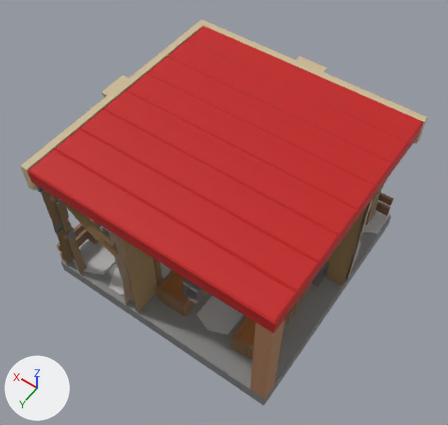
The FBX model Assets/3DModels/Buildings/Crafting/Farm/Level_01/Farm_Level_01_CornerLeftRight.fbx, before and after one commit.
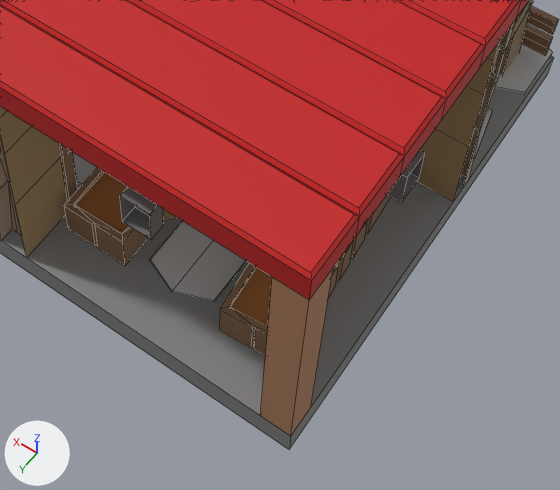
There are two pictures of each version: one whole from a camera (50 mm lens) standing at (-6.94, 10.1, 17.6) and looking at (0.1, 0.25, 2.11), one close up on the part from 28% to 88% of the width and 45% to 100% of the height. Every picture has the same lights, and +X, +Y and +Z are marked at lower left. The first two pictures are the older version. The close-ups show mesh edges as thin lines. Where no turn or scale is listed for an object, it has been applied to the vertices. Vertices at exactly the same position are counted once.

Names of what the first close-up shows: 'Farm_Level_01_CornerLeftRight'.
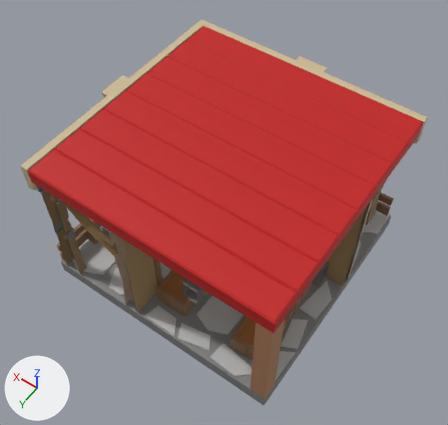
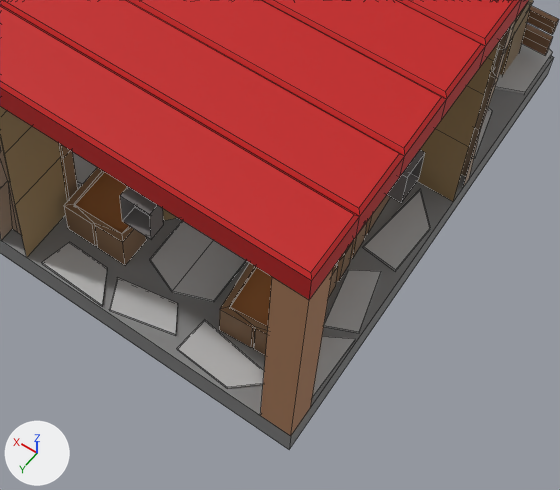
Where the change shows, as pixel boxes [x1, y1, x2, y2] in the close-ups (560 x 490 px):
part 1 of me_cube_020, added
    after: [42, 190, 430, 398]

What the commit changed:
Material 'Palette' (mat_palette) is new.
Its texture is img_palettetexture_png.
me_cube_020 is used by ob_farm_level_01_cornerleftright; location (0.0, 0.0, 0.0).
me_cube_020 had 1433 vertices, 1227 faces and spanned x -4.0..4.5, y -4.5..4.0, z 0.0..5.0.
me_cube_020 now has 1481 vertices, 1260 faces and spans x -4.0..4.5, y -4.5..4.0, z 0.0..5.0.
Part 1, on me_cube_020:
24 vertices are added at x -3.97..0.44, y -0.43..3.97, z 0.5.
24 new vertices lie (0.0, 0.0, 0.05) away from vertices in x -3.97..0.44, y -0.43..3.97, z 0.5.
33 new faces join them, mat_palette (picture img_palettetexture_png).
me_cube_020 gains material mat_palette (picture img_palettetexture_png).
